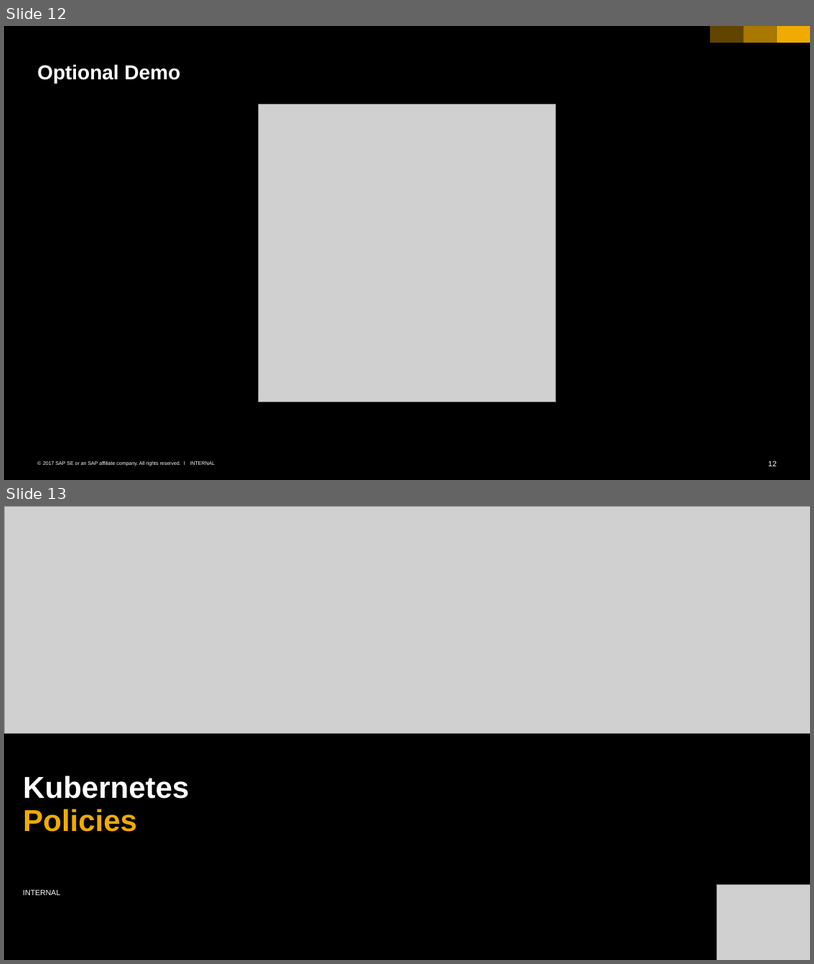
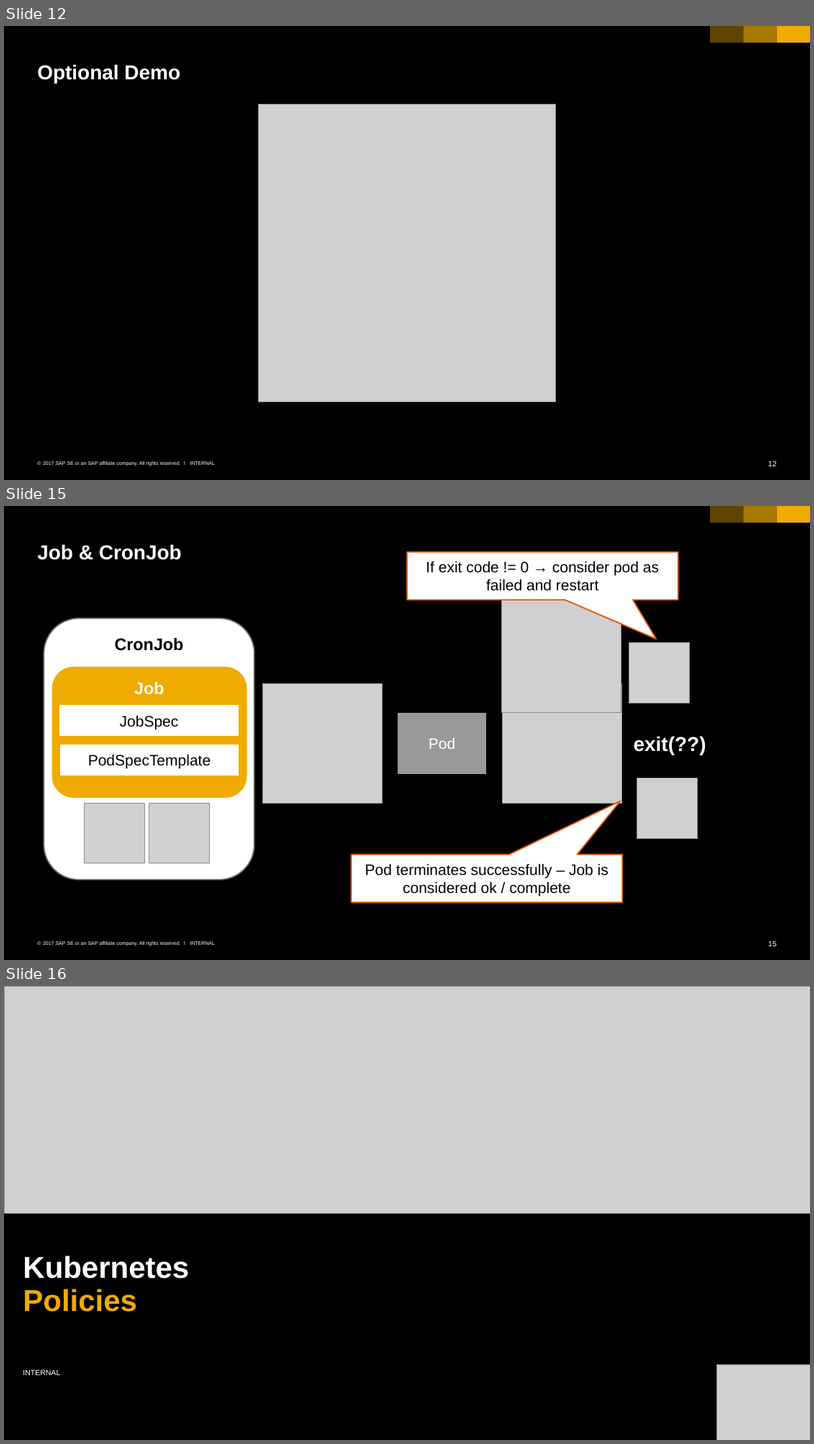
Before and after one commit to cuijiyao01/docker-k8s-training, a slide deck: kubernetes/11_administration.pptx. Shown one above the other, each under a label of ours: slides 12 and 13 before the commit, slides 12, 15 and 16 after it; the slides between them are not shown. The pictures are 814x964 and 814x1444 pixels, drawn with LibreOffice and Linux fonts; fonts in the diff are those of the drawing; grey boxes stand for pictures; background and template pictures are left out. Boxes give left, top, right and bottom in pixels: in the first picture for what was removed or moved away, otherwise in the second. Text is boxed around its words. In the diff, an @@ line names an element or a change of style, - is before the commit and + after.

```diff
--- a/kubernetes/11_administration.pptx
+++ b/kubernetes/11_administration.pptx
@@ slide 15 added at [4, 506, 810, 960], background #000000; not listed: 6 template elements that a slide beside it also shows @@
@@ title added at [37, 544, 182, 560], 24 pt, text #FFFFFF, bold @@
+Job & CronJob
@@ speech box added at [407, 552, 679, 600], fill #FFFFFF, outline #E35500 1.5 pt, 18 pt, text #000000 @@
+If exit code != 0 → consider pod as failed and restart
@@ picture added at [502, 593, 621, 713] @@
@@ rounded rectangle added at [44, 618, 255, 880], fill #FFFFFF, outline #666666 1.5 pt, 20 pt, text #000000, bold @@
+CronJob
@@ picture added at [629, 643, 689, 703] @@
@@ rounded rectangle added at [52, 667, 247, 798], fill #F0AB00, 20 pt, text #FFFFFF, bold @@
+Job
@@ picture added at [262, 683, 383, 803] @@
@@ picture added at [502, 683, 622, 803] @@
@@ rectangle added at [59, 704, 239, 736], fill #FFFFFF, outline #F0AB00 1.5 pt, 18 pt, text #000000 @@
+JobSpec
@@ rectangle added at [397, 712, 486, 774], fill #999999, outline #000000 1.5 pt, 18 pt, text #FFFFFF @@
+Pod
@@ text added at [634, 736, 707, 754], 24 pt, text #FFFFFF, bold @@
+exit(??)
@@ rectangle added at [59, 744, 239, 775], fill #FFFFFF, outline #F0AB00 1.5 pt, 18 pt, text #000000 @@
+PodSpecTemplate
@@ picture added at [637, 778, 697, 839] @@
@@ picture added at [85, 802, 145, 862] @@
@@ picture added at [149, 802, 209, 862] @@
@@ speech box added at [352, 854, 623, 902], fill #FFFFFF, outline #E35500 1.5 pt, 18 pt, text #000000 @@
+Pod terminates successfully – Job is considered ok / complete
@@ what was slide 13 is now slide 16 @@
```
Also in this commit, not shown: 1 slide changed, 2 other slides added.
